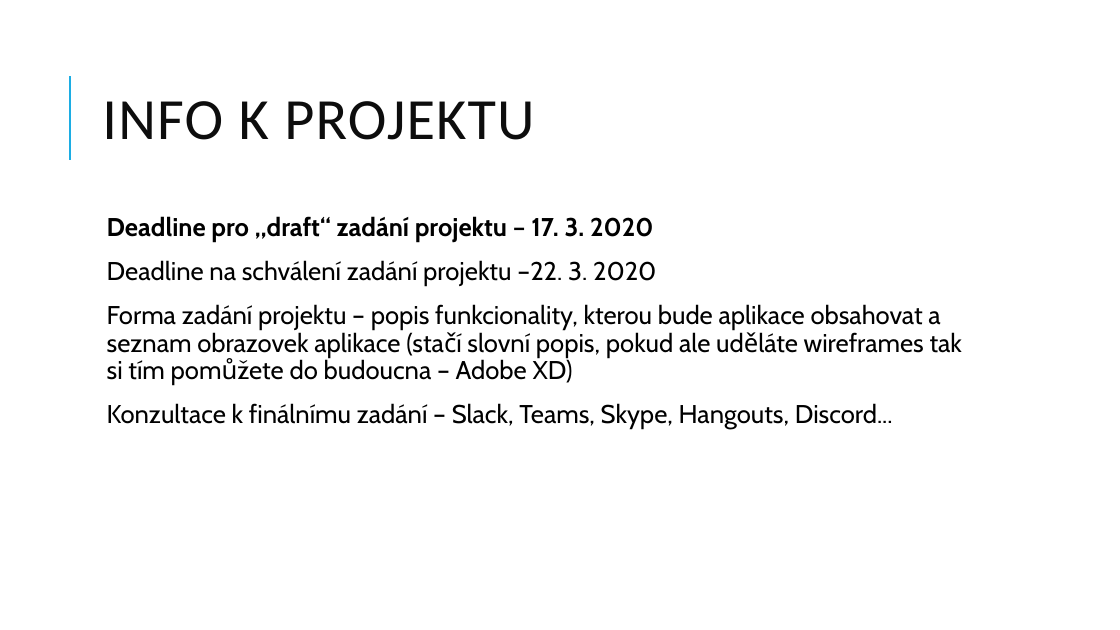
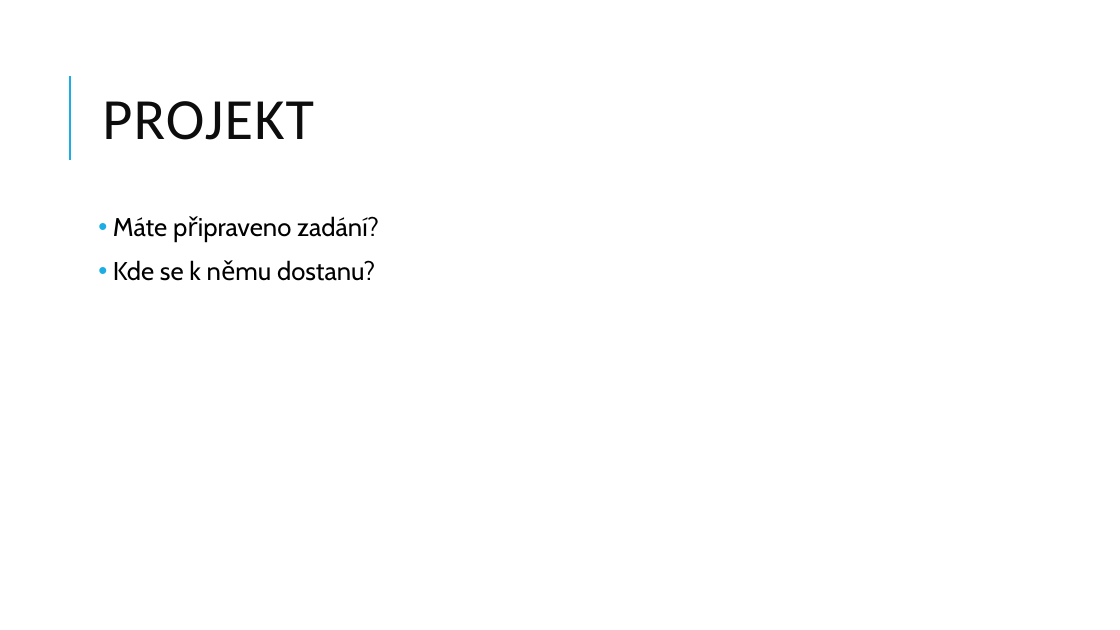
Before and after one commit to jasho/pv239-maui, a slide deck: slide 2 of 04_IoC/PV239-Xamarin-04_IoC.pptx. Drawn at 1120x630 pixels with LibreOffice and Linux fonts; fonts in the diff are those of the drawing. Boxes give left, top, right and bottom in pixels: in the first picture for what was removed or moved away, otherwise in the second. Text is boxed around its words. In the diff, an @@ line names an element or a change of style, - is before the commit and + after.

```diff
--- a/04_IoC/PV239-Xamarin-04_IoC.pptx
+++ b/04_IoC/PV239-Xamarin-04_IoC.pptx
@@ title at <box>102,101,314,140</box>: text changed @@
-INFO K PROJEKTU
+PROJEKT
@@ text at <box>113,216,379,281</box>: text changed @@
-  Deadline pro „draft“ zadání projektu – 17. 3. 2020
-  Deadline na schválení zadání projektu –22. 3. 2020
-  Forma zadání projektu – popis funkcionality, kterou bude aplikace obsahovat a seznam obrazovek aplikace (stačí slovní popis, pokud ale uděláte wireframes tak si tím pomůžete do budoucna – Adobe XD)
-  Konzultace k finálnímu zadání – Slack, Teams, Skype, Hangouts, Discord...
+• Máte připraveno zadání?
+• Kde se k němu dostanu?
```
Also in this commit, not shown: 6 other slides changed, 6 slides added, 2 slides removed.
